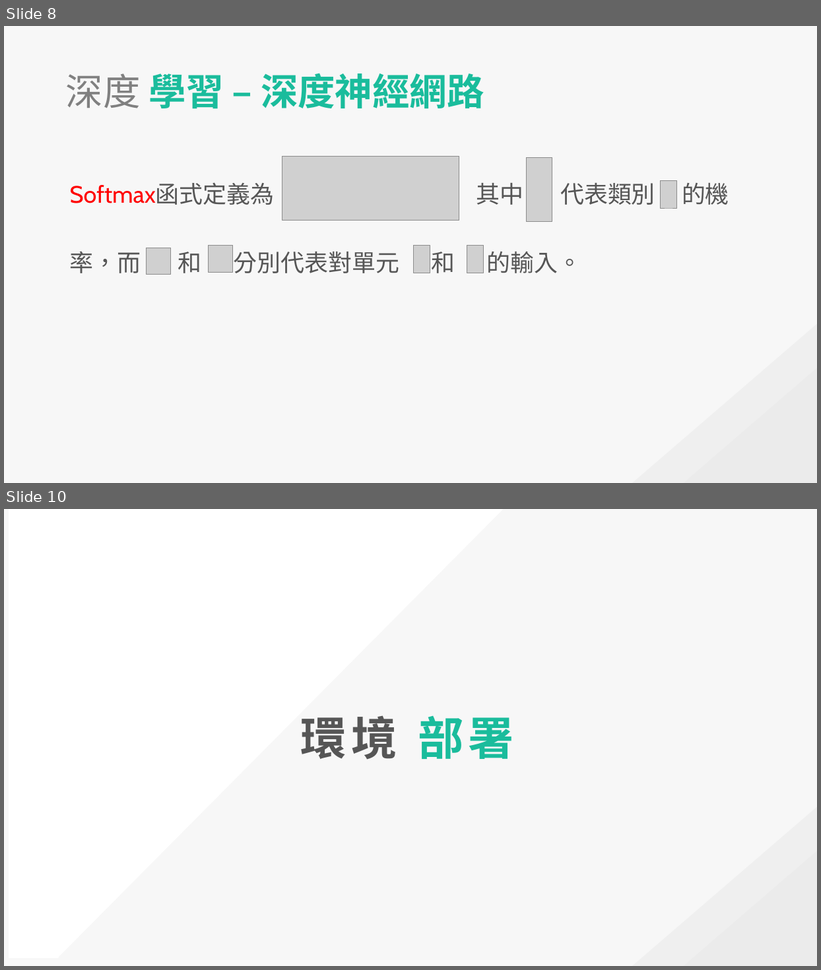
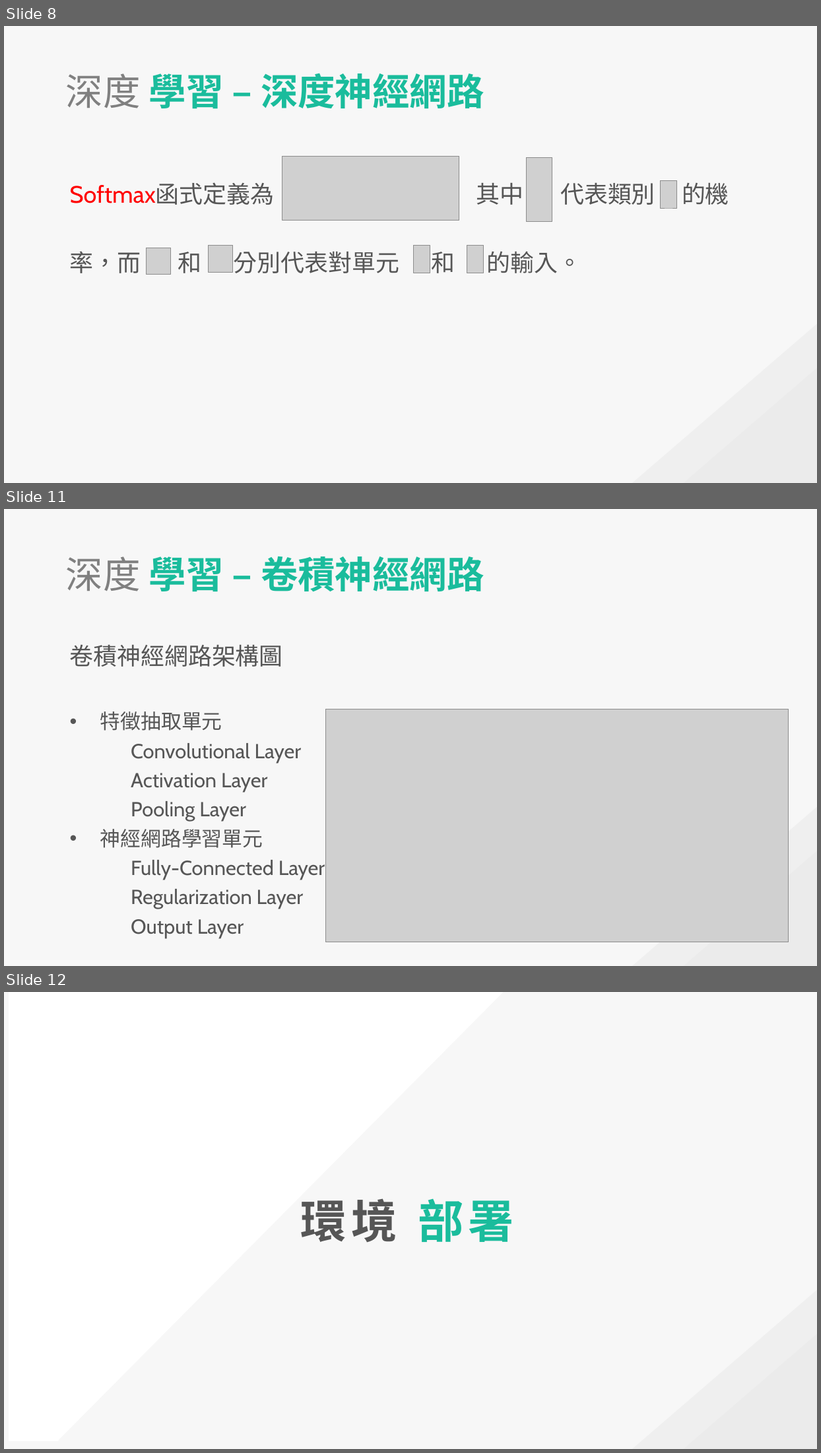
Before and after one commit to explooosion/deep-learn-example, a slide deck: DeepLearn_20181023.pptx. Shown one above the other, each under a label of ours: slides 8 and 10 before the commit, slides 8, 11 and 12 after it; the slides between them are not shown. The pictures are 821x970 and 821x1453 pixels, drawn with LibreOffice and Linux fonts; fonts in the diff are those of the drawing; grey boxes stand for pictures. Boxes give left, top, right and bottom in pixels: in the first picture for what was removed or moved away, otherwise in the second. Text is boxed around its words. In the diff, an @@ line names an element or a change of style, - is before the commit and + after.

```diff
--- a/DeepLearn_20181023.pptx
+++ b/DeepLearn_20181023.pptx
@@ slide 11 added at <box>4,509,817,966</box>, background #F7F7F7; not listed: 2 template elements that a slide beside it also shows @@
@@ text added at <box>66,556,484,592</box>, 44 pt, text #1ABC9C, bold @@
+深度 學習 – 卷積神經網路
@@ text added at <box>70,645,325,938</box>, 24 pt, text #565656 @@
+卷積神經網路架構圖
+• 特徵抽取單元
+    Convolutional Layer
+    Activation Layer
+    Pooling Layer
+• 神經網路學習單元
+    Fully-Connected Layer
+    Regularization Layer
+    Output Layer
@@ picture added at <box>326,709,789,942</box> @@
@@ what was slide 10 is now slide 12 @@
```
Also in this commit, not shown: 1 slide changed, 2 other slides added, 1 slide removed, 5 other files.
